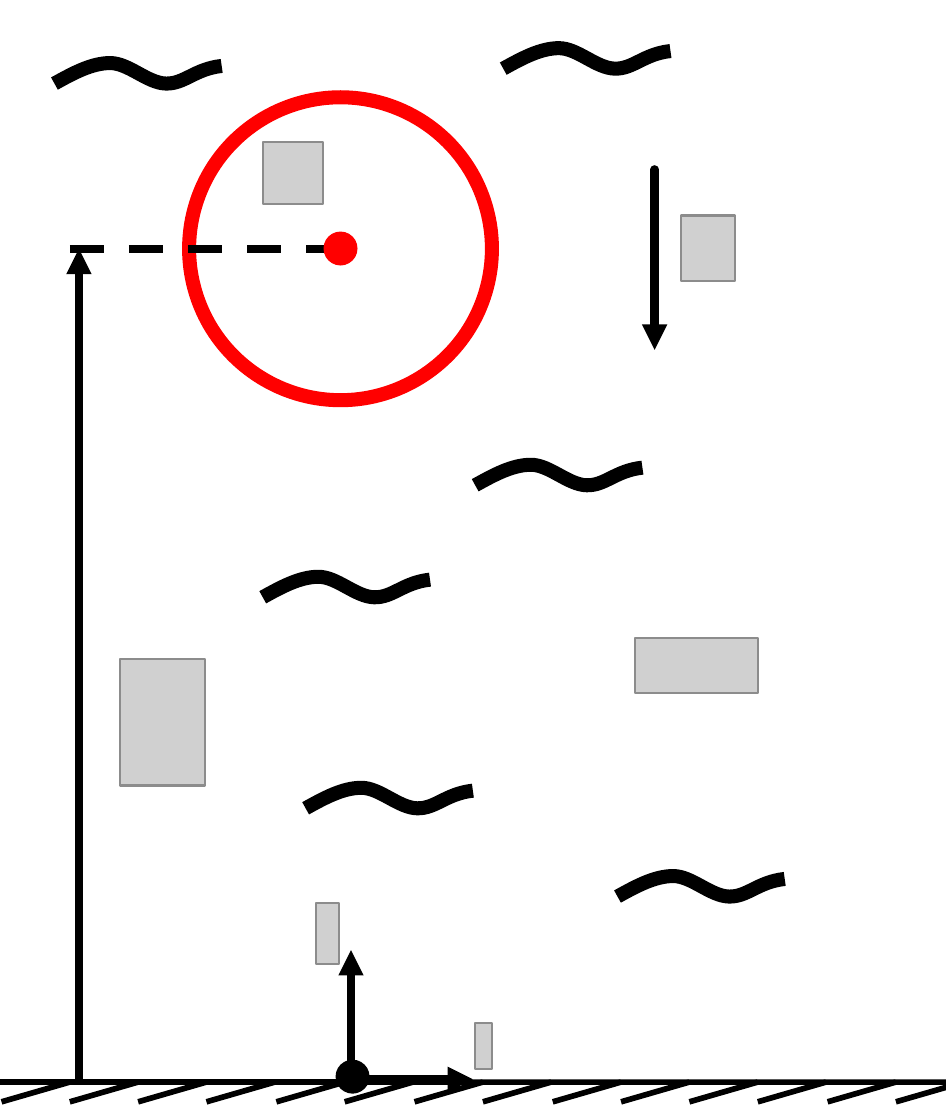
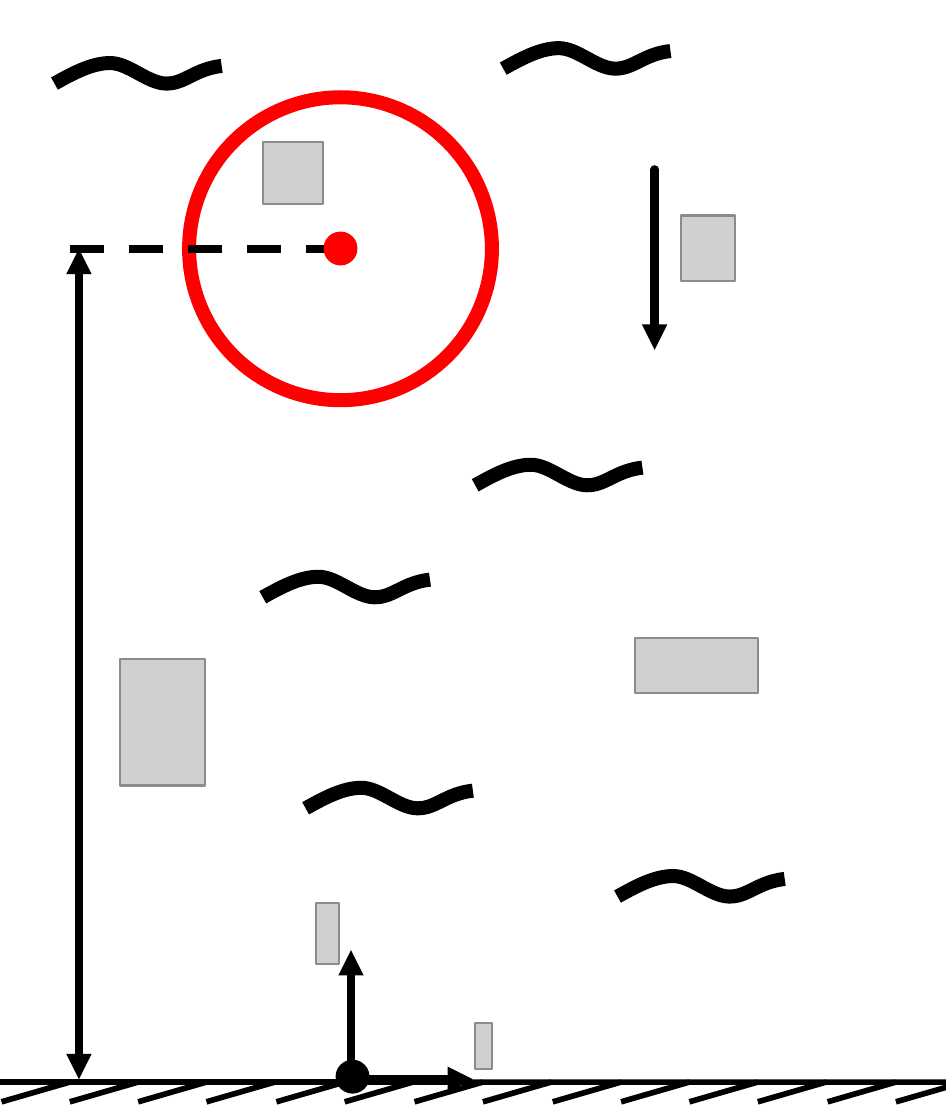
Before and after one commit to ruancomelli/Undergraduate-Thesis, a slide deck: slide 1 of images/falling_with_drag/illustration.pptx. Drawn at 946x1120 pixels with LibreOffice and Linux fonts; fonts in the diff are those of the drawing; grey boxes stand for pictures. Boxes give left, top, right and bottom in pixels: in the first picture for what was removed or moved away, otherwise in the second. Text is boxed around its words. In the diff, an @@ line names an element or a change of style, - is before the commit and + after.

```diff
--- a/images/falling_with_drag/illustration.pptx
+++ b/images/falling_with_drag/illustration.pptx
@@ arrow (79, 1080) - (79, 249): arrow to double arrow @@
```
Also in this commit, not shown: 1 other file.
